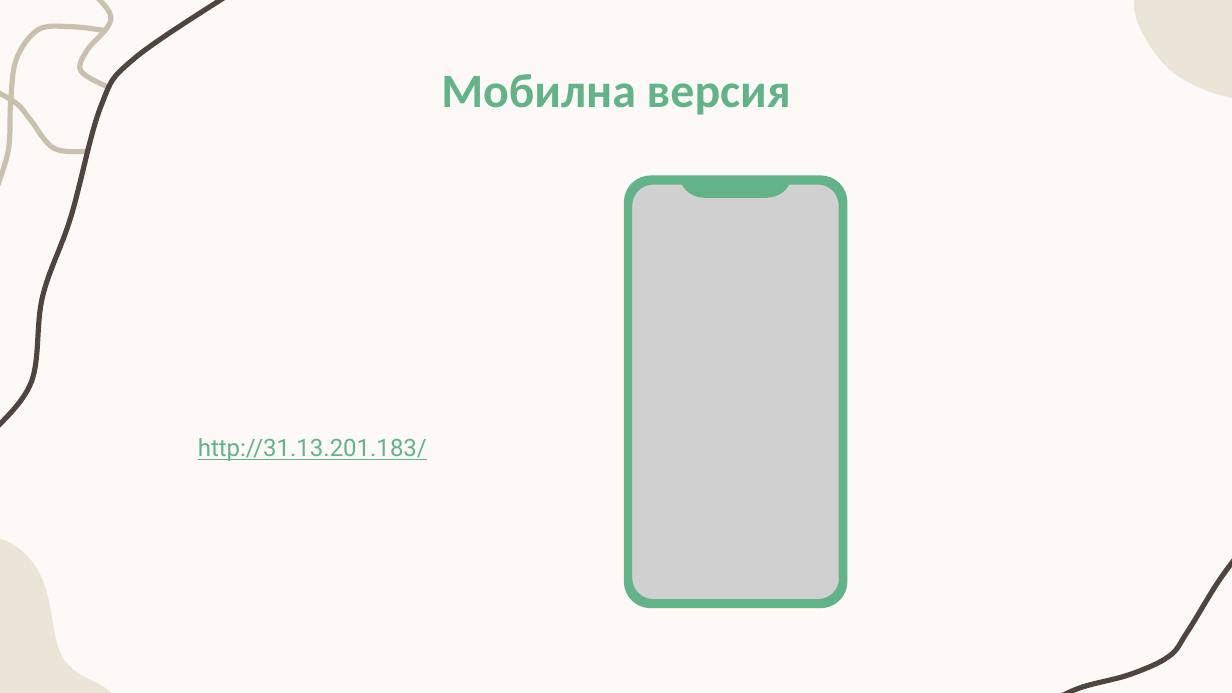
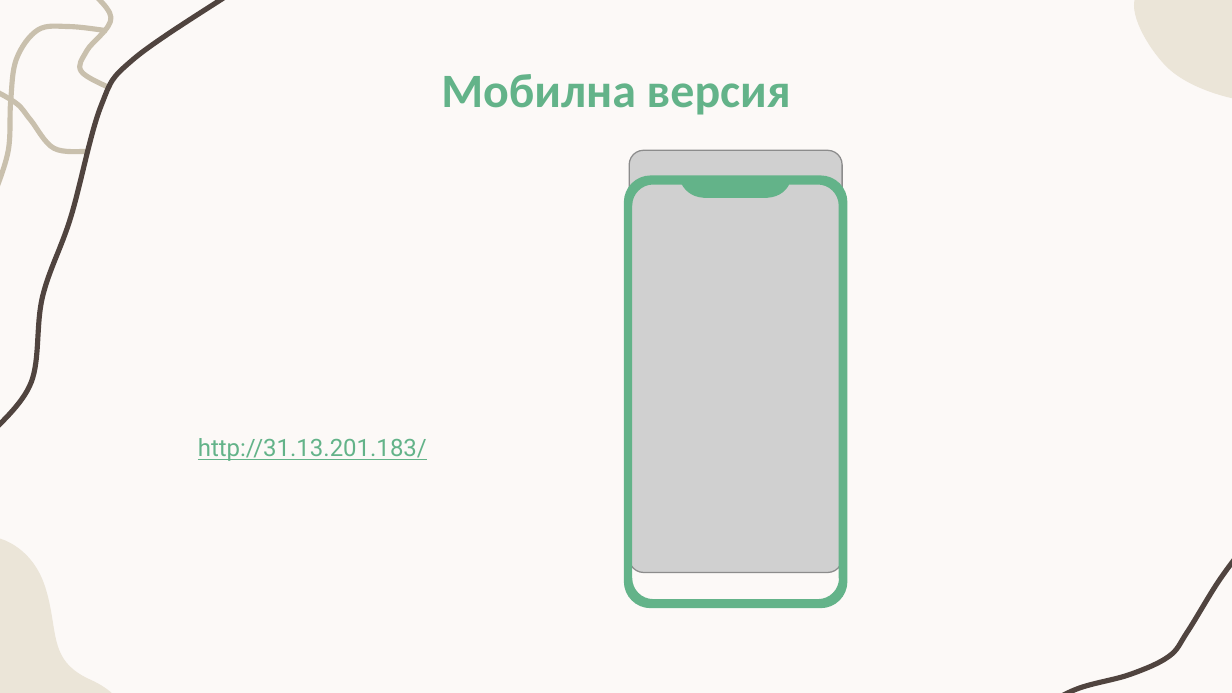
Before and after one commit to StefiKocheva/TaxiBook, a slide deck: slide 9 of Documents/TaxiBook.pptx (slide 8 before the commit). Drawn at 1232x693 pixels with LibreOffice and Linux fonts; fonts in the diff are those of the drawing; grey boxes stand for pictures. Boxes give left, top, right and bottom in pixels: in the first picture for what was removed or moved away, otherwise in the second. Text is boxed around its words. In the diff, an @@ line names an element or a change of style, - is before the commit and + after.

Commit message:
Add presentation

```diff
--- a/Documents/TaxiBook.pptx
+++ b/Documents/TaxiBook.pptx
@@ picture moved from (x1=630, y1=181, x2=843, y2=604) to (x1=630, y1=150, x2=843, y2=573) @@
```
Also in this commit, not shown: 1 slide added, 1 other file.
